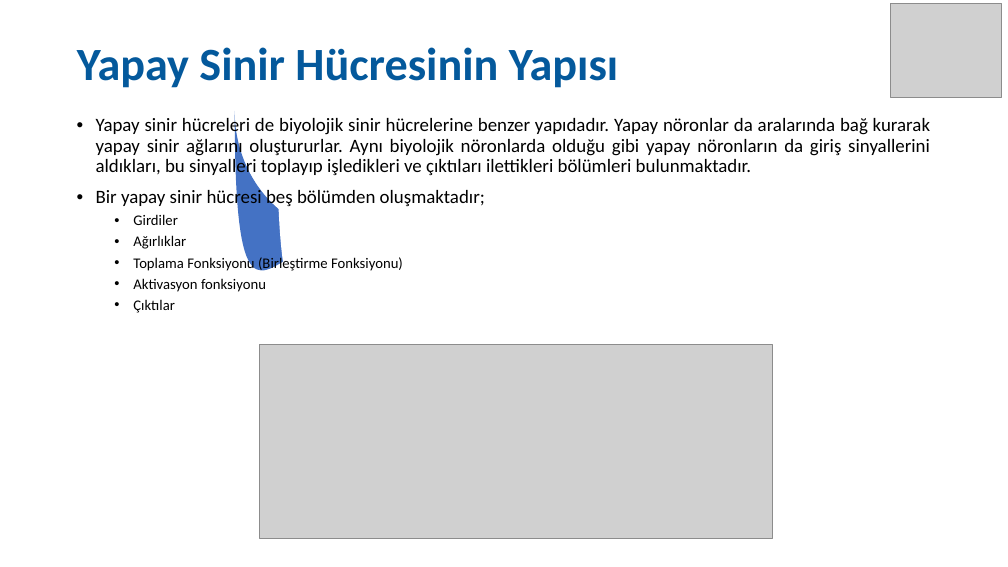
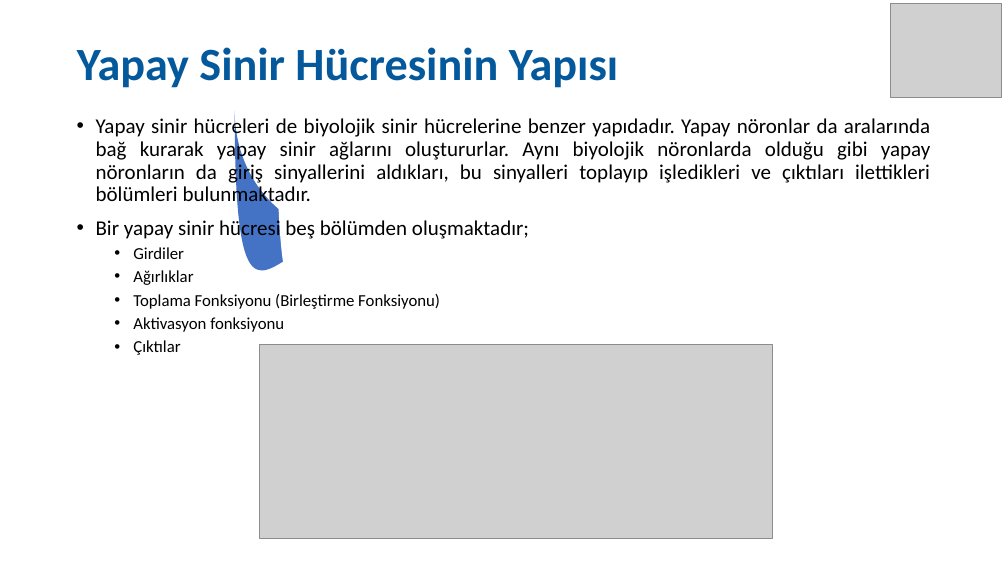
Before and after one commit to SevdanurGENC/Artificial-Neural-Networks-Lecture-Notes, a slide deck: slide 18 of Notes/01. Bolum - Yapay Sinir Aglari.ppt (slide 17 before the commit). Drawn at 1008x567 pixels with LibreOffice and Linux fonts; fonts in the diff are those of the drawing; grey boxes stand for pictures. Boxes give left, top, right and bottom in pixels: in the first picture for what was removed or moved away, otherwise in the second. Text is boxed around its words. In the diff, an @@ line names an element or a change of style, - is before the commit and + after.

```diff
--- a/Notes/01. Bolum - Yapay Sinir Aglari.ppt
+++ b/Notes/01. Bolum - Yapay Sinir Aglari.ppt
@@ text "Yapay sinir hücreleri de biyolojik ..." at [96, 116, 931, 355]: size 18 to 20 pt in "Yapay sinir hücreleri de biyolojik sinir hücrelerine ...", "Bir yapay sinir hücresi beş bölümden oluşmaktadır;"; size 14 to 16 pt in "Girdiler", "Ağırlıklar", "Toplama Fonksiyonu (Birleştirme Fonksiyonu)", "Aktivasyon fonksiyonu" and 1 more places @@
```
Also in this commit, not shown: 20 other slides changed, 1 slide added.
